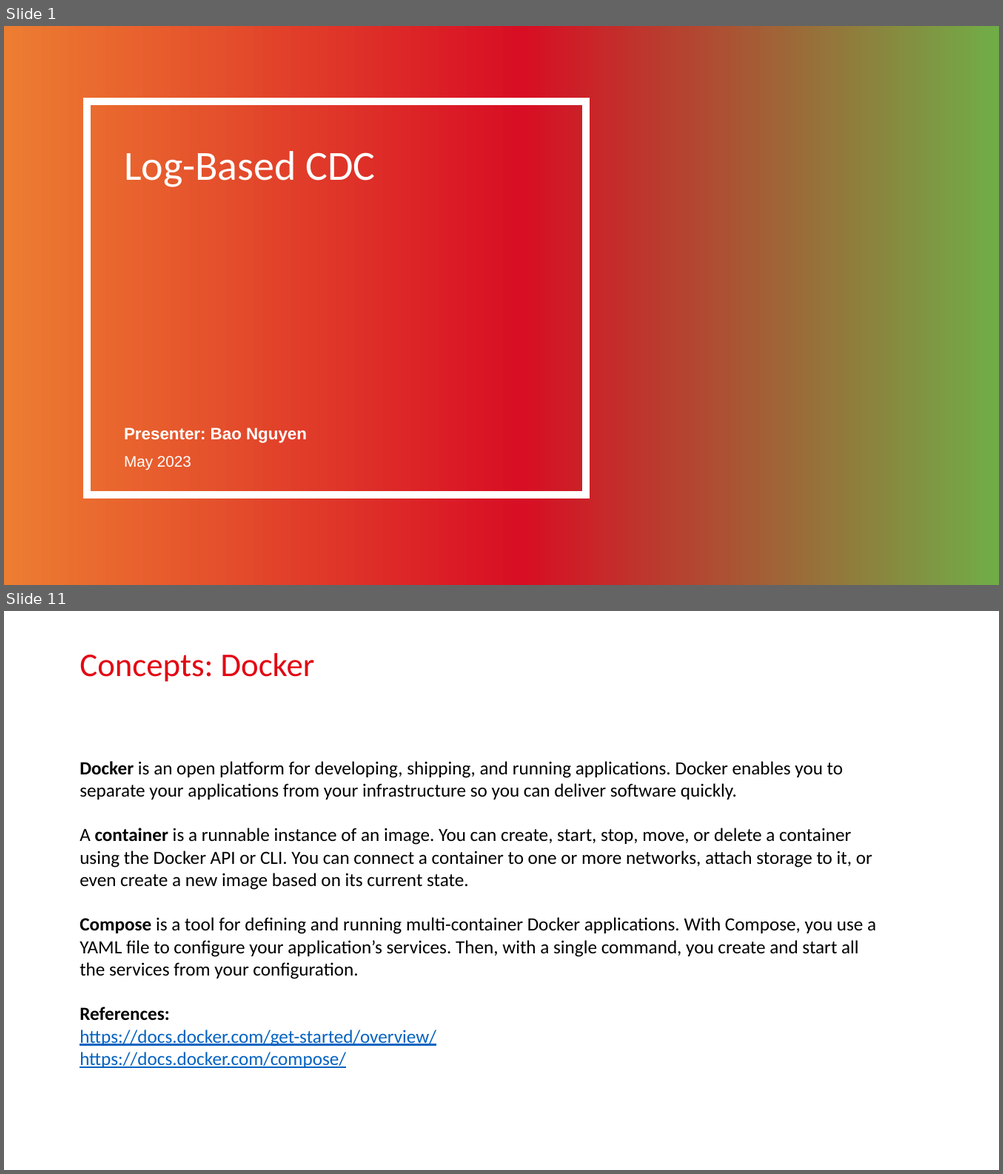
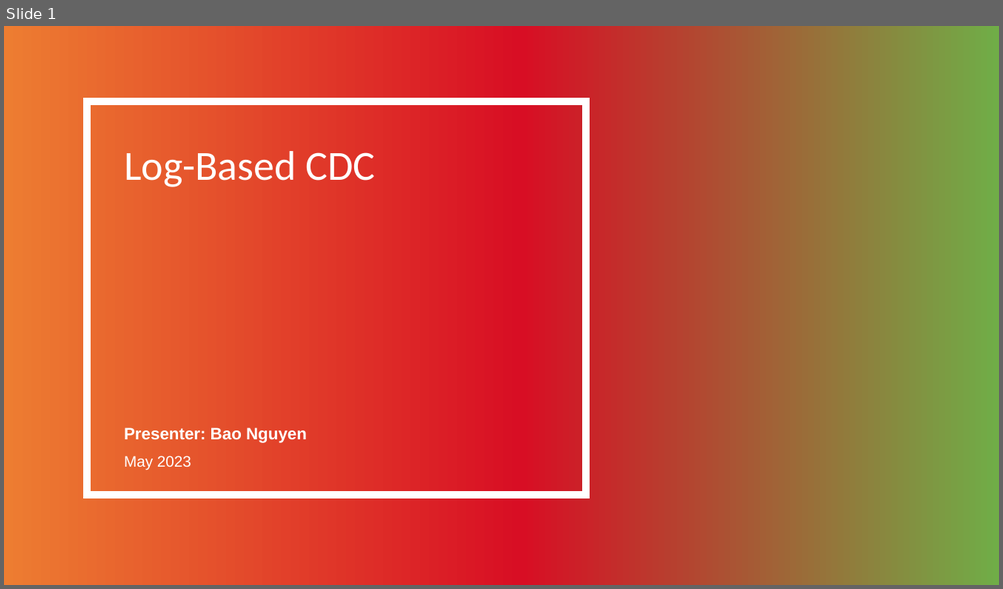
Before and after one commit to bao2902/logbasedcdc, a slide deck: LogBasedCDC.pptx. Shown one above the other, each under a label of ours: slides 1 and 11 before the commit, slide 1 after it; the slides between them are not shown. The pictures are 1003x1174 and 1003x589 pixels, drawn with LibreOffice and Linux fonts; fonts in the diff are those of the drawing; background and template pictures are left out. Boxes give left, top, right and bottom in pixels: in the first picture for what was removed or moved away, otherwise in the second. Text is boxed around its words. In the diff, an @@ line names an element or a change of style, - is before the commit and + after.

```diff
--- a/LogBasedCDC.pptx
+++ b/LogBasedCDC.pptx
@@ slide 11 removed at (4,611,999,1170), background picture (left out) @@
@@ title removed at (79,653,315,682) @@
-Concepts: Docker
@@ text removed at (79,761,876,1068) @@
-Docker is an open platform for developing, shipping, and running applications. Docker enables you to separate your applications from your infrastructure so you can deliver software quickly.
-A container is a runnable instance of an image. You can create, start, stop, move, or delete a container using the Docker API or CLI. You can connect a container to one or more networks, attach storage to it, or even create a new image based on its current state.
-Compose is a tool for defining and running multi-container Docker applications. With Compose, you use a YAML file to configure your application’s services. Then, with a single command, you create and start all the services from your configuration.
-References:
-https://docs.docker.com/get-started/overview/
-https://docs.docker.com/compose/
```
Also in this commit, not shown: 8 slides changed, 7 slides added, 9 other slides removed, 2 other files.
